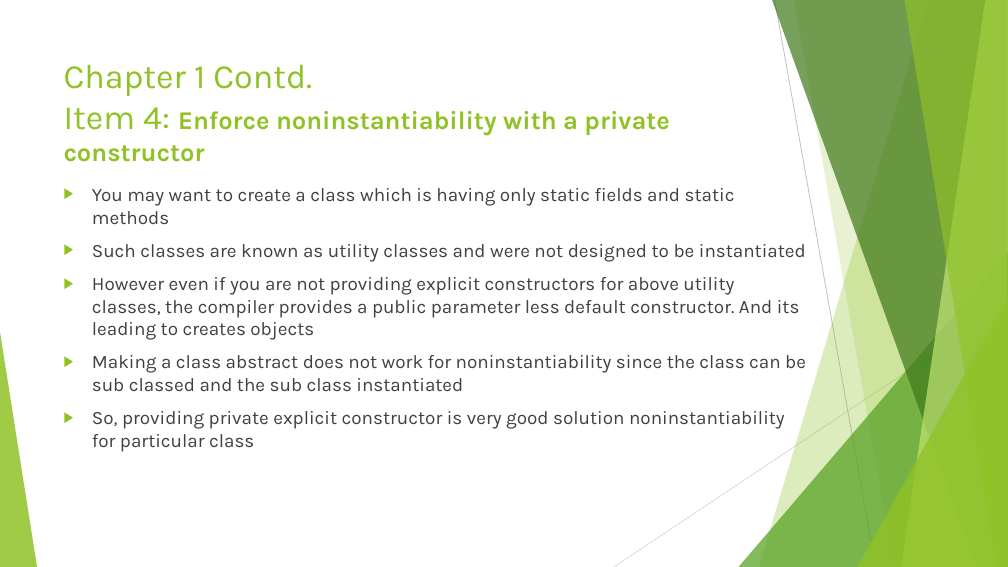
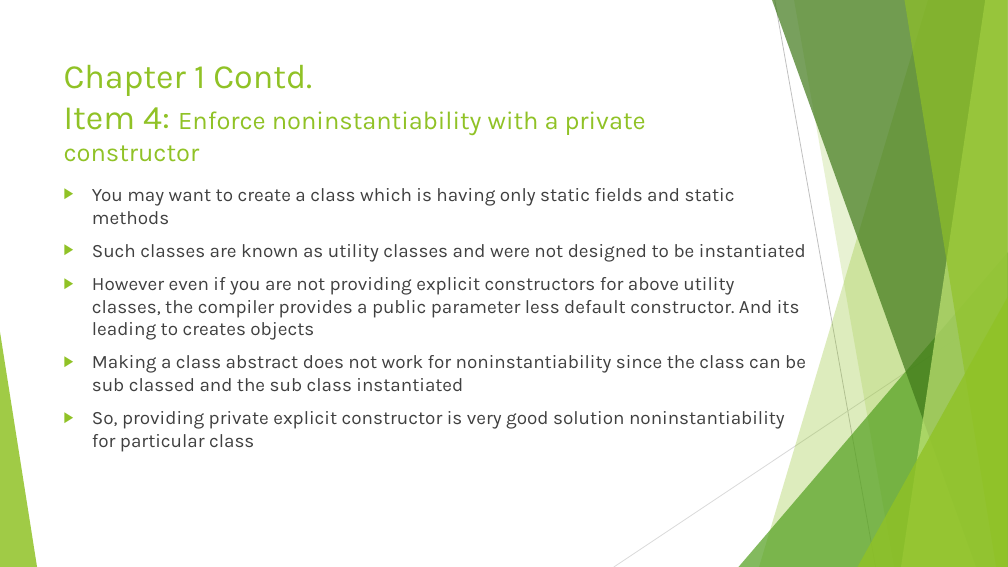
Before and after one commit to chinthanabt/EffectiveJava, a slide deck: slide 8 of EffectiveJava.pptx. Drawn at 1008x567 pixels with LibreOffice and Linux fonts; fonts in the diff are those of the drawing. Boxes give left, top, right and bottom in pixels: in the first picture for what was removed or moved away, otherwise in the second. Text is boxed around its words. In the diff, an @@ line names an element or a change of style, - is before the commit and + after.

```diff
--- a/EffectiveJava.pptx
+++ b/EffectiveJava.pptx
@@ title "Chapter 1 Contd. Item 4: ..." at (64, 64, 646, 162): bold off in "Enforce noninstantiability with a private constructor" @@
```
Also in this commit, not shown: 2 other slides changed, 3 slides added, 2 slides removed, 8 other files.
